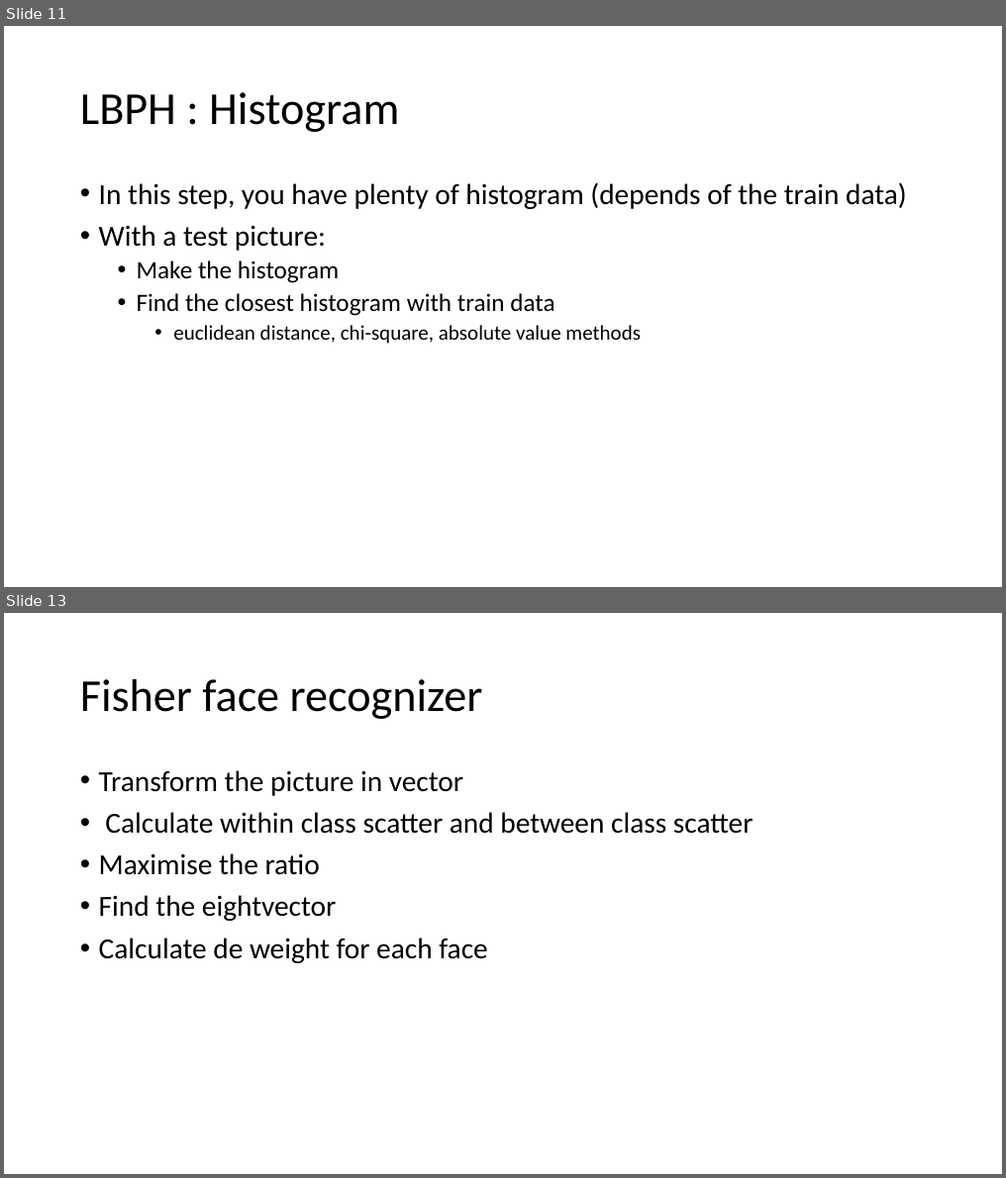
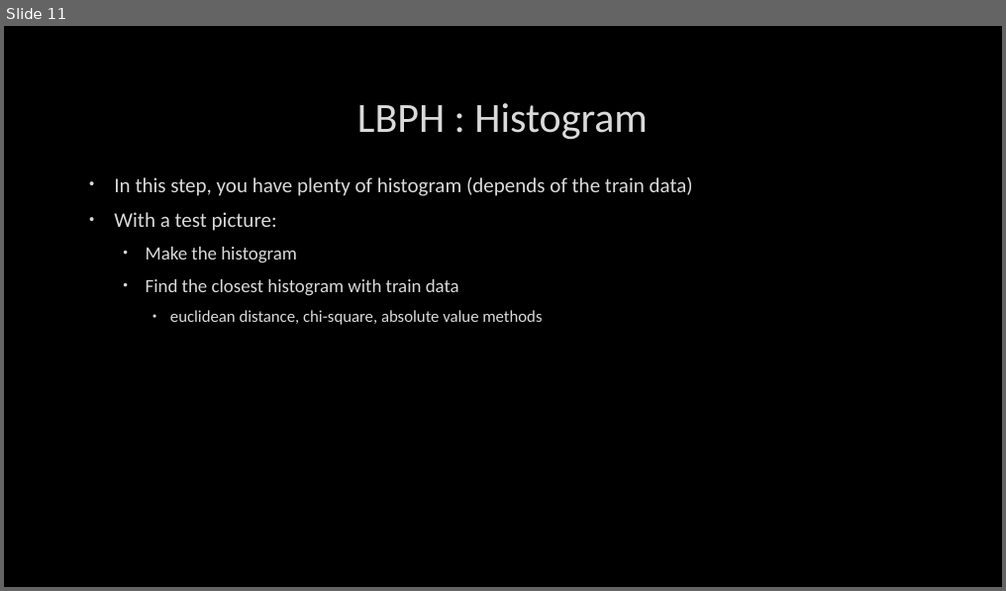
Before and after one commit to ElliotGerard123/FaceRecognition, a slide deck: First approach.pptx. Shown one above the other, each under a label of ours: slides 11 and 13 before the commit, slide 11 after it; the slides between them are not shown. The pictures are 1006x1178 and 1006x591 pixels, drawn with LibreOffice and Linux fonts; fonts in the diff are those of the drawing; background and template pictures are left out. Boxes give left, top, right and bottom in pixels: in the first picture for what was removed or moved away, otherwise in the second. Text is boxed around its words. In the diff, an @@ line names an element or a change of style, - is before the commit and + after.

Commit message:
Add files via upload
Modified a bit the ppt same contenct except Fisher

```diff
--- a/First approach.pptx
+++ b/First approach.pptx
@@ slide 13 removed at <box>4,613,1002,1174</box>, background #FFFFFF @@
@@ title removed at <box>80,679,483,719</box> @@
-Fisher face recognizer
@@ text removed at <box>99,770,753,963</box> @@
-• Transform the picture in vector
-• Calculate within class scatter and between class scatter
-• Maximise the ratio
-• Find the eightvector
-• Calculate de weight for each face
@@ slide 11 changed as well @@
@@ background #FFFFFF to picture (left out) @@
@@ title "LBPH : Histogram": place and size @@
-title "LBPH : Histogram" at <box>80,92,399,132</box>
+title "LBPH : Histogram" at <box>357,103,648,140</box>
@@ title "LBPH : Histogram" at <box>357,103,648,140</box>: size 44 to 40 pt, text colour #000000 to #DADADA, letter outline none to #404040 0.75 pt; alignment left to centre; line spacing 0.9 to 1 @@
@@ text "In this step, you have ...": place and size @@
-text "In this step, you have ..." at <box>99,182,907,344</box>
+text "In this step, you have ..." at <box>114,177,693,325</box>
@@ text "In this step, you have ..." at <box>114,177,693,325</box>: size 28 to 20 pt in "In this step, you have plenty of ...", "With a test picture:"; text colour #000000 to #DADADA, letter outline none to #404040 0.75 pt; size 24 to 18 pt in "Make the histogram", "Find the closest histogram with train data"; size 20 to 16 pt in "euclidean distance, chi-square, absolute value methods"; indent changed; line spacing 0.9 to 1; more space between paragraphs @@
```
Also in this commit, not shown: 11 other slides changed, 2 slides added, 1 other slide removed.
